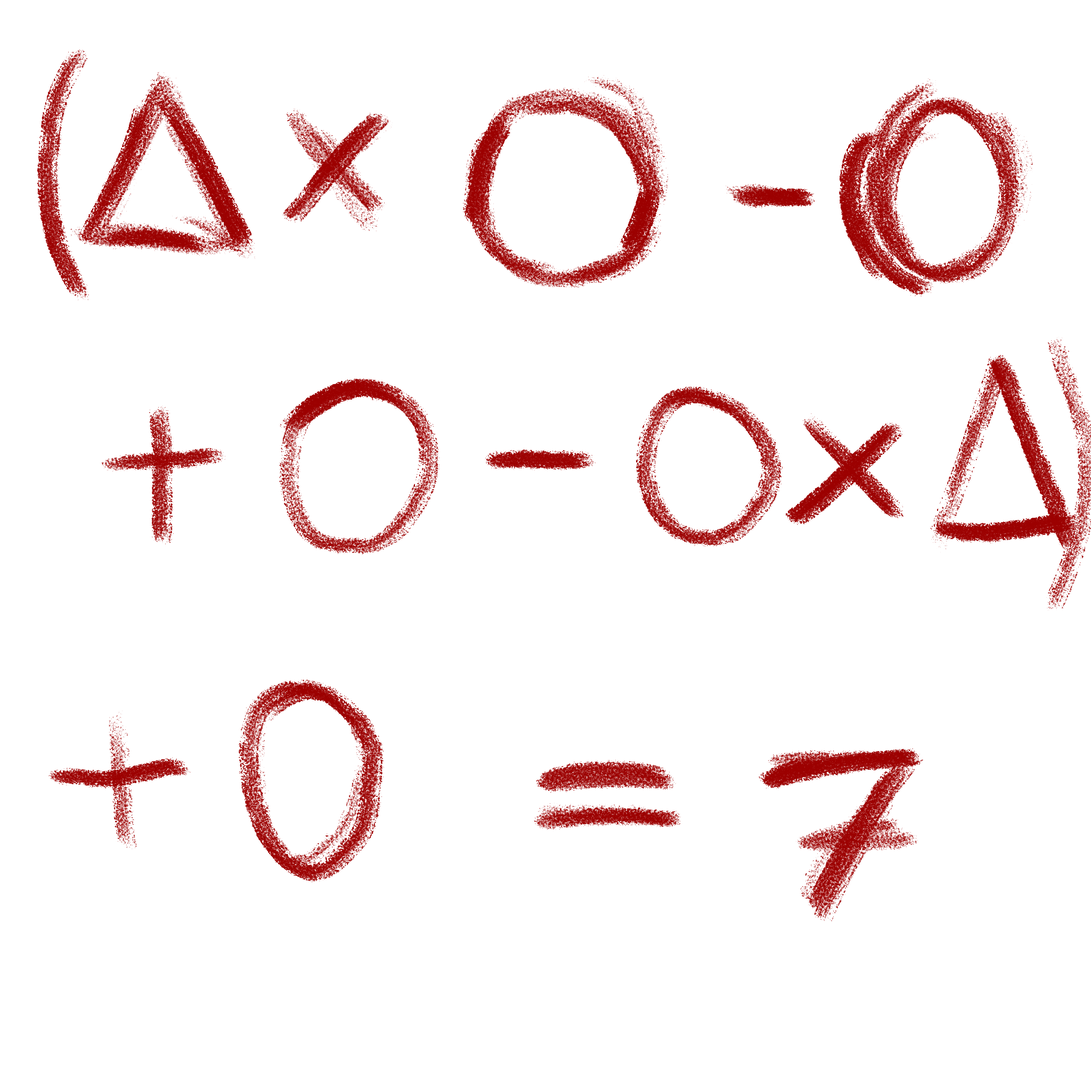
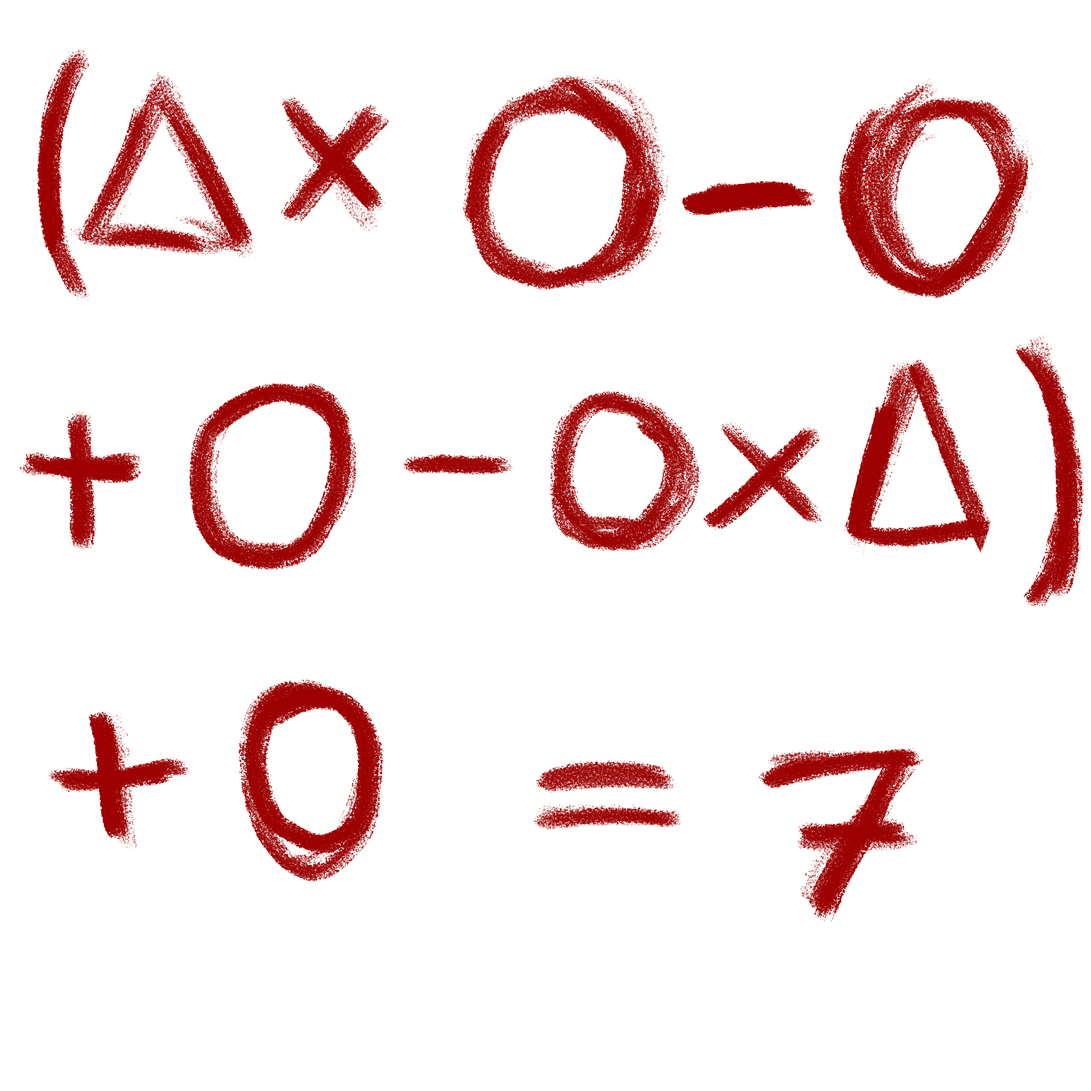
Layer changes from the first w=1091, h=1091 image to the second:
painted on "Layer 2" over [19, 53, 1091, 918]
